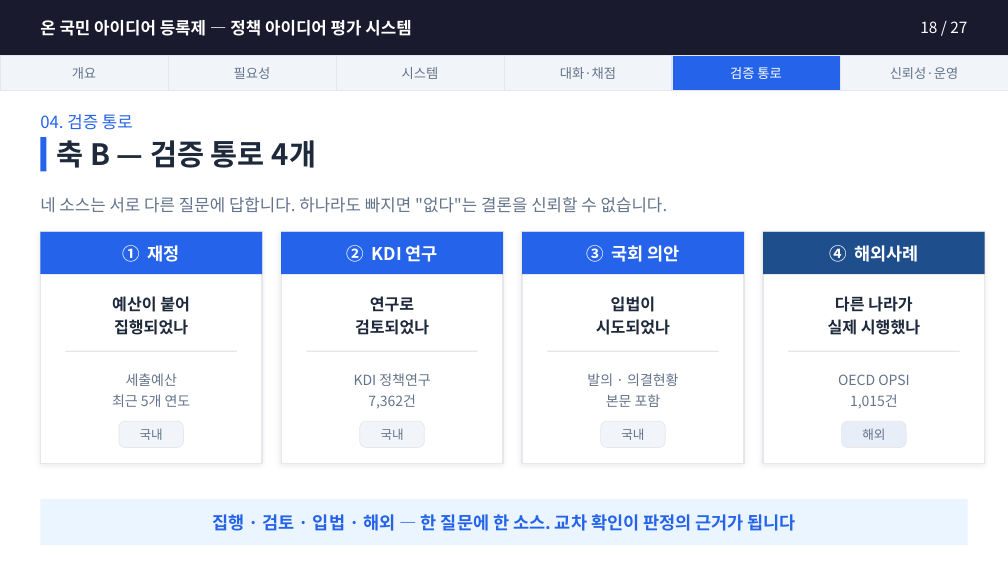
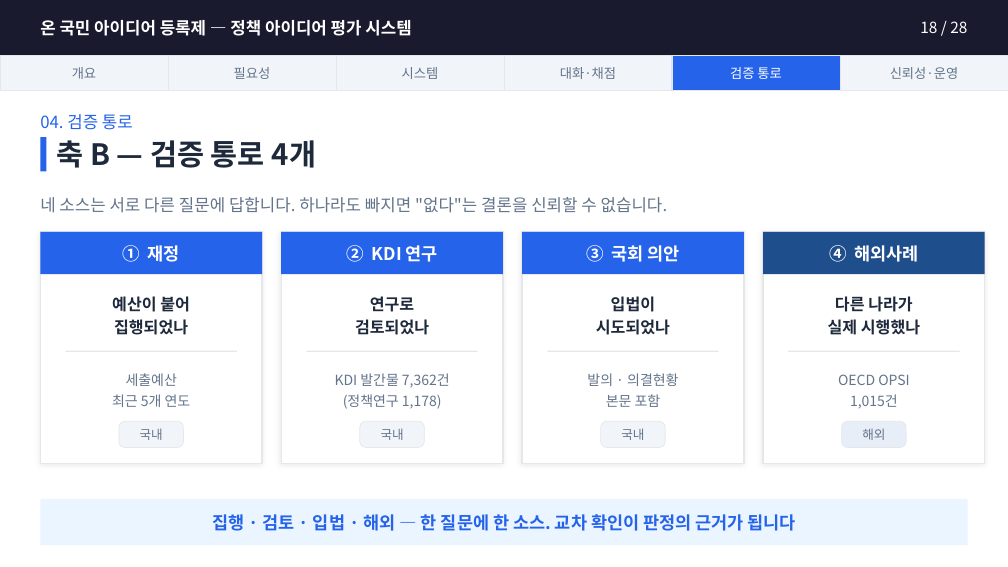
Before and after one commit to jason-j-kim/PYCON2017, a slide deck: slide 18 of docs/온국민아이디어등록제_설명자료.pptx. Drawn at 1008x567 pixels with LibreOffice and Linux fonts; fonts in the diff are those of the drawing. Boxes give left, top, right and bottom in pixels: in the first picture for what was removed or moved away, otherwise in the second. Text is boxed around its words. In the diff, an @@ line names an element or a change of style, - is before the commit and + after.

```diff
--- a/docs/온국민아이디어등록제_설명자료.pptx
+++ b/docs/온국민아이디어등록제_설명자료.pptx
@@ text at bbox=[920, 21, 967, 33]: text changed @@
-18 / 27
+18 / 28
@@ text at bbox=[335, 373, 450, 409]: text changed @@
-KDI 정책연구
-7,362건
+KDI 발간물 7,362건
+(정책연구 1,178)
```
Also in this commit, not shown: 26 other slides changed, 1 slide added, 1 other file.
